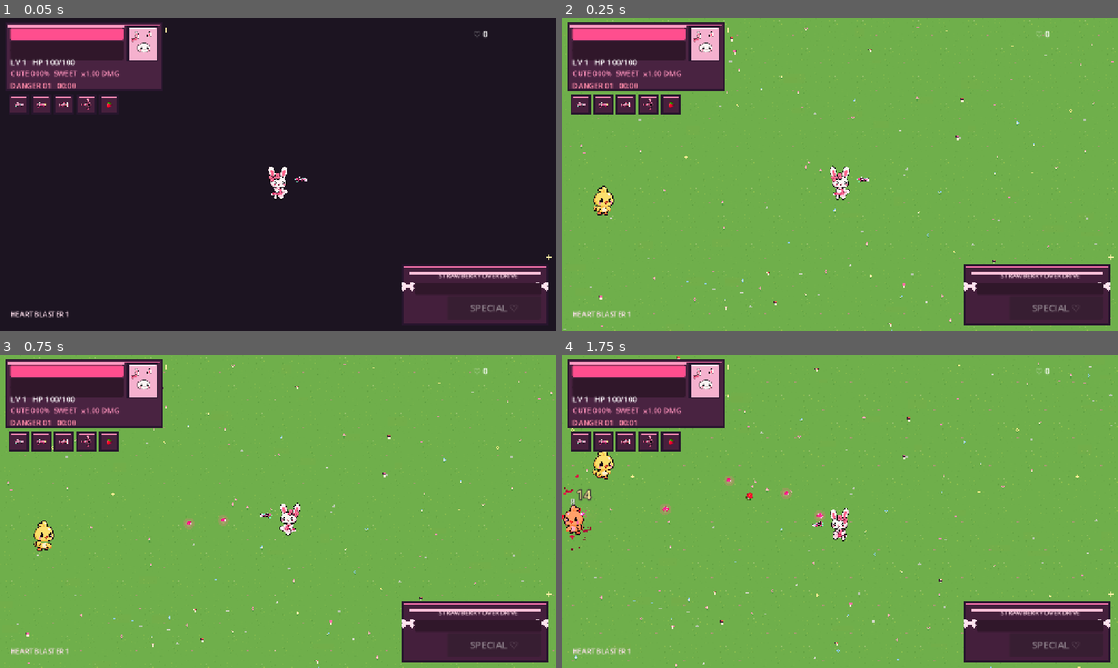
Above: before the commit, frames 1-4 (two rows, left to right).
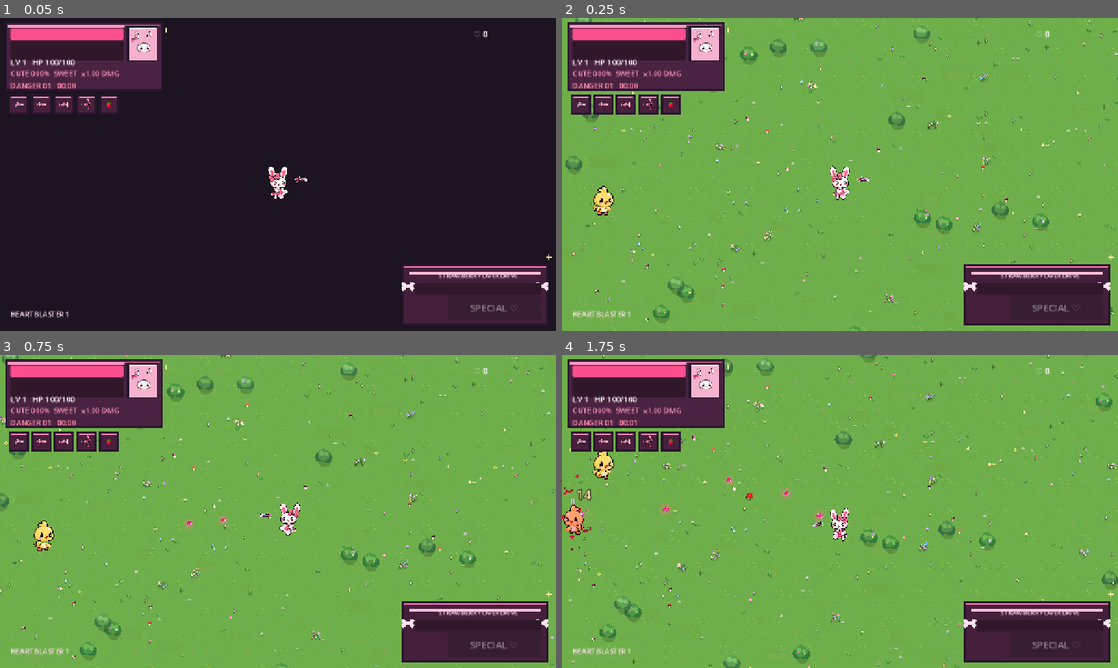
Above: after the commit, the same moments.

Repository: ramonsamagaio/cutecuterampage
Game: Godot game, scene res://scenes/Main.tscn
The game is run twice, just before and just after one commit, with the same random seed, the same clock (stepped at 60 frames per second) and the same inputs.
Inputs (mouse positions are in pixels of both pictures, inside the frame that each line leads up to):
- Up to frame 1 (0.05 s): no input
- Up to frame 2 (0.25 s): no input
- Up to frame 3 (0.75 s): tap Enter at 0.5 s; move the mouse to (400, 495) at 0.52 s; hold Right (ui_right) from 0.53 s (still down); tap Shift at 0.6 s
- Up to frame 4 (1.75 s): tap Space at 0.77, 1.52 s; move the mouse to (728, 527) at 1.27 s; release Right (ui_right) at 1.28 s; hold Down (ui_down) from 1.28 s (still down); tap Z at 1.35 s

Frame 1 is identical in both runs. In frame 2, 2.8% of the frame differs, in the area x 0-100%, y 0-100%; in frame 3, 2.8%; in frame 4, 2.8%.

Commit message:
world: add layered garden dressing and depth cues

Diff:
--- a/scripts/core/garden_dressing.gd
+++ b/scripts/core/garden_dressing.gd
@@ -15,24 +15,44 @@
 func _draw() -> void:
 	var rng: RandomNumberGenerator = RandomNumberGenerator.new()
 	rng.seed = seed_value
-	# Soft dirt/flower-bed pixels make the lawn less like a flat debug plane.
-	for i: int in 10:
-		var patch: Vector2 = Vector2(rng.randi_range(20, chunk_pixels - 20), rng.randi_range(20, chunk_pixels - 20))
-		var patch_size: Vector2 = Vector2(rng.randi_range(18, 52), rng.randi_range(8, 22))
-		draw_rect(Rect2(patch - patch_size * 0.5, patch_size), Color(0.49, 0.66, 0.27, 0.16))
-	for i: int in 26:
+	# Layer 1: soft value changes and dirt pockets. These break the lawn into readable planes.
+	for i: int in 14:
+		var patch: Vector2 = Vector2(rng.randi_range(24, chunk_pixels - 24), rng.randi_range(24, chunk_pixels - 24))
+		var patch_size: Vector2 = Vector2(rng.randi_range(24, 76), rng.randi_range(10, 32))
+		var patch_color: Color = Color(0.44, 0.61, 0.22, rng.randf_range(0.10, 0.18))
+		draw_rect(Rect2(patch - patch_size * 0.5, patch_size), patch_color)
+		if rng.randf() < 0.34:
+			draw_rect(Rect2(patch - patch_size * 0.34 + Vector2(2, 3), patch_size * 0.68), Color(0.68, 0.76, 0.35, 0.08))
+
+	# Layer 2: larger bushes create foreground/background depth cues without blocking movement.
+	for i: int in 5:
+		_draw_bush(Vector2(rng.randi_range(34, chunk_pixels - 34), rng.randi_range(34, chunk_pixels - 34)), rng.randi_range(0, 2))
+
+	# Layer 3: small readable dressing.
+	for i: int in 34:
 		_draw_flower(Vector2(rng.randi_range(10, chunk_pixels - 10), rng.randi_range(10, chunk_pixels - 10)), rng.randi_range(0, 3))
-	for i: int in 9:
+	for i: int in 14:
+		_draw_grass_tuft(Vector2(rng.randi_range(12, chunk_pixels - 12), rng.randi_range(12, chunk_pixels - 12)), rng.randi_range(0, 2))
+	for i: int in 11:
 		_draw_pebble(Vector2(rng.randi_range(12, chunk_pixels - 12), rng.randi_range(12, chunk_pixels - 12)), rng.randi_range(0, 2))
+	for i: int in 4:
+		_draw_mushroom(Vector2(rng.randi_range(20, chunk_pixels - 20), rng.randi_range(20, chunk_pixels - 20)), rng.randf() < 0.5)
 	for i: int in 3:
-		_draw_mushroom(Vector2(rng.randi_range(20, chunk_pixels - 20), rng.randi_range(20, chunk_pixels - 20)), rng.randf() < 0.5)
+		_draw_flower_cluster(Vector2(rng.randi_range(34, chunk_pixels - 34), rng.randi_range(34, chunk_pixels - 34)), rng)
 
 func _draw_flower(p: Vector2, variant: int) -> void:
 	var petal: Color = Color("ff8eb8")
 	if variant == 1: petal = Color("8fcfff")
 	if variant == 2: petal = Color("fff08b")
+	if variant == 3: petal = Color("d4a0ff")
 	var stem: Color = Color("4f9b42")
+	var ink: Color = Color(0.18, 0.28, 0.14, 0.42)
+	draw_rect(Rect2(p + Vector2(-1, 2), Vector2(3, 5)), ink)
 	draw_rect(Rect2(p + Vector2(0, 2), Vector2(2, 4)), stem)
+	draw_rect(Rect2(p + Vector2(-3, -1), Vector2(3, 3)), ink)
+	draw_rect(Rect2(p + Vector2(2, -1), Vector2(3, 3)), ink)
+	draw_rect(Rect2(p + Vector2(-1, -4), Vector2(3, 3)), ink)
+	draw_rect(Rect2(p + Vector2(-1, 1), Vector2(3, 3)), ink)
 	draw_rect(Rect2(p + Vector2(-2, -1), Vector2(2, 2)), petal)
 	draw_rect(Rect2(p + Vector2(2, -1), Vector2(2, 2)), petal)
 	draw_rect(Rect2(p + Vector2(0, -3), Vector2(2, 2)), petal)
@@ -41,12 +61,55 @@
 
 func _draw_pebble(p: Vector2, variant: int) -> void:
 	var c: Color = Color("d6d7ca") if variant == 0 else Color("b9c6b0")
+	draw_rect(Rect2(p + Vector2(-4, 1), Vector2(8, 3)), Color(0.20, 0.26, 0.18, 0.20))
 	draw_rect(Rect2(p + Vector2(-3, -1), Vector2(6, 3)), c)
 	draw_rect(Rect2(p + Vector2(-1, -2), Vector2(3, 1)), c.lightened(0.16))
 
 func _draw_mushroom(p: Vector2, pink: bool) -> void:
 	var cap: Color = Color("ff6fa4") if pink else Color("f45c4f")
+	draw_rect(Rect2(p + Vector2(-5, 2), Vector2(10, 3)), Color(0.18, 0.22, 0.12, 0.26))
 	draw_rect(Rect2(p + Vector2(-4, -4), Vector2(8, 4)), Color("3d2436"))
 	draw_rect(Rect2(p + Vector2(-3, -4), Vector2(6, 3)), cap)
 	draw_rect(Rect2(p + Vector2(-1, 0), Vector2(3, 5)), Color("fff0d7"))
 	draw_rect(Rect2(p + Vector2(-2, -3), Vector2(2, 1)), Color("fff5d9"))
+
+func _draw_bush(p: Vector2, variant: int) -> void:
+	var dark: Color = Color("347b3e")
+	var mid: Color = Color("4d9b48")
+	var light: Color = Color("72b955")
+	if variant == 1:
+		dark = Color("427b48")
+		mid = Color("5ea255")
+		light = Color("83c66b")
+	elif variant == 2:
+		dark = Color("3a7142")
+		mid = Color("53914d")
+		light = Color("73ae59")
+	# Ground shadow gives the clump a clear vertical read.
+	draw_circle(p + Vector2(2, 8), 16.0, Color(0.13, 0.20, 0.10, 0.24))
+	draw_circle(p + Vector2(-9, 1), 11.0, dark)
+	draw_circle(p + Vector2(8, 2), 12.0, dark)
+	draw_circle(p + Vector2(0, -5), 14.0, mid)
+	draw_circle(p + Vector2(-5, -8), 6.0, light)
+	draw_circle(p + Vector2(6, -6), 5.0, light)
+	if variant == 0:
+		draw_circle(p + Vector2(-7, -2), 2.0, Color("ff8eb8"))
+		draw_circle(p + Vector2(8, 0), 2.0, Color("fff08b"))
+
+func _draw_grass_tuft(p: Vector2, variant: int) -> void:
+	var dark: Color = Color("3f8d3e")
+	var light: Color = Color("65ad4b")
+	if variant == 1:
+		light = Color("78bd55")
+	elif variant == 2:
+		dark = Color("397b43")
+	draw_rect(Rect2(p + Vector2(-3, 1), Vector2(7, 2)), Color(0.18, 0.24, 0.12, 0.16))
+	draw_line(p + Vector2(-2, 1), p + Vector2(-4, -5), dark, 2.0)
+	draw_line(p, p + Vector2(0, -7), light, 2.0)
+	draw_line(p + Vector2(2, 1), p + Vector2(5, -4), dark, 2.0)
+
+func _draw_flower_cluster(p: Vector2, rng: RandomNumberGenerator) -> void:
+	draw_circle(p + Vector2(1, 4), 10.0, Color(0.20, 0.30, 0.15, 0.12))
+	for i: int in 7:
+		var q: Vector2 = p + Vector2(rng.randf_range(-10.0, 10.0), rng.randf_range(-7.0, 7.0))
+		_draw_flower(q, rng.randi_range(0, 3))
